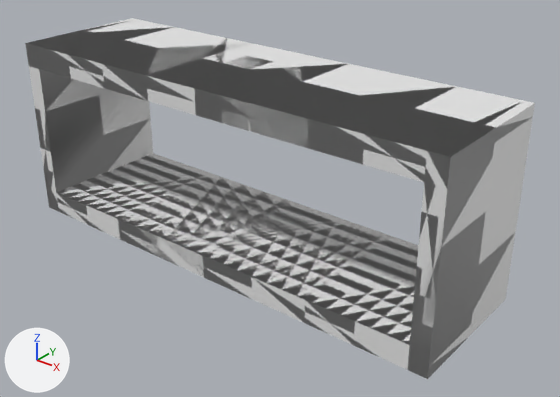
A saved change to the FBX model Techcamp2024_DW/Assets/Blender Exports/Export Sources/Wallshelf V2.fbx.
Before and after are seen from a 50 mm camera at (0.942, -1.086, 0.813) aimed at (0.064, 0.012, 0.132). Every picture has the same lights, and +X, +Y and +Z are marked at lower left. Where no turn or scale is listed for an object, it has been applied to the vertices.

Script lines for the objects in view, before the commit:
```python
ob_modular_shelf_breakable = bpy.data.objects.new('Modular Shelf Breakable', me_cube_006)
ob_modular_shelf_breakable.location = (0.0, 0.0, 0.0)
ob_modular_shelf_breakable_001 = bpy.data.objects.new('Modular Shelf Breakable.001', me_cube_007)
ob_modular_shelf_breakable_001.location = (0.0, 0.0, 0.0)
ob_modular_shelf_breakable_002 = bpy.data.objects.new('Modular Shelf Breakable.002', me_cube_008)
ob_modular_shelf_breakable_002.location = (0.0, 0.0, 0.0)
ob_modular_shelf_breakable_003 = bpy.data.objects.new('Modular Shelf Breakable.003', me_cube_009)
ob_modular_shelf_breakable_003.location = (0.0, 0.0, 0.0)
ob_modular_shelf_breakable_004 = bpy.data.objects.new('Modular Shelf Breakable.004', me_cube_037)
ob_modular_shelf_breakable_004.location = (0.0, 0.0, 0.0)
ob_modular_shelf_breakable_007 = bpy.data.objects.new('Modular Shelf Breakable.007', me_cube_040)
ob_modular_shelf_breakable_007.location = (0.0, 0.0, 0.0)
ob_modular_shelf_solid = bpy.data.objects.new('Modular Shelf Solid', me_cube)
ob_modular_shelf_solid.location = (0.0, 0.0, 0.0)
```
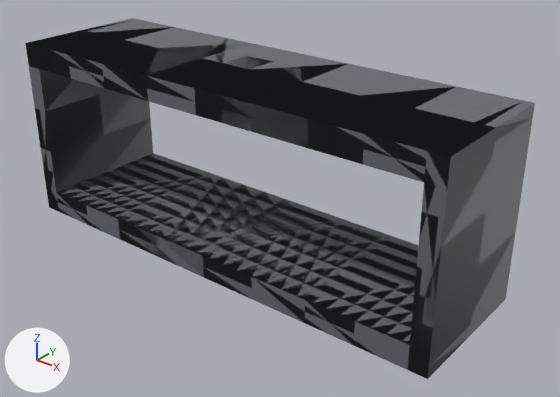
The change, as a list of edits to the scene's bpy script:
```text
Add img_palet2_png:
    img_palet2_png = load_image('Palet2.png', '../Palet2.png', 2048, 2048, 'sRGB')
Add mat_palet:
    mat_palet = principled_material('Palet')
    mat_palet.texture = img_palet2_png
Change me_cube_040:
    where me_cube_040.from_pydata(...)  # 20 vertices, 18 faces; spans x -0.138..0.5, y -0.15..0.15, z 0.34..0.39
    add me_cube_040.materials.append(mat_palet)  # picture img_palet2_png
Change me_cube_008:
    where me_cube_008.from_pydata(...)  # 8 vertices, 6 faces; spans x 0.462..0.5, y -0.15..0.15, z 0.05..0.24
    add me_cube_008.materials.append(mat_palet)  # picture img_palet2_png
Change me_cube_037:
    where me_cube_037.from_pydata(...)  # 20 vertices, 18 faces; spans x -0.5..0.13, y -0.15..0.15, z 0.34..0.39
    add me_cube_037.materials.append(mat_palet)  # picture img_palet2_png
Change me_cube_009:
    where me_cube_009.from_pydata(...)  # 20 vertices, 18 faces; spans x -0.138..0.5, y -0.15..0.15, z 0.0..0.05
    add me_cube_009.materials.append(mat_palet)  # picture img_palet2_png
Change me_cube_006:
    where me_cube_006.from_pydata(...)  # 20 vertices, 18 faces; spans x -0.5..0.13, y -0.15..0.15, z 0.0..0.05
    add me_cube_006.materials.append(mat_palet)  # picture img_palet2_png
Change me_cube_007:
    where me_cube_007.from_pydata(...)  # 8 vertices, 6 faces; spans x -0.5..-0.462, y -0.15..0.15, z 0.05..0.24
    add me_cube_007.materials.append(mat_palet)  # picture img_palet2_png
Change me_cube:
    where me_cube.from_pydata(...)  # 64 vertices, 66 faces; spans x -0.5..0.5, y -0.15..0.15, z 0.0..0.39
    used by ob_modular_shelf_solid; location = (0.0, 0.0, 0.0)
    me_cube part 1: texture (UV) coordinates of 66 of 66 faces, centred in x -0.5..0.5, y -0.15..0.15, z 0.0..0.39, changed; they spanned u 0.12..0.88, v 0.0..1.0 and now span u 0.08..0.08, v 0.38..0.38
    add me_cube.materials.append(mat_palet)  # picture img_palet2_png
```

Pixel boxes (x1, y1, x2, y2) of what changed, in the pictures (560 x 397 px):
'Modular Shelf Solid', recoloured, surface changed
    both: (25, 18, 535, 379)
'Modular Shelf Breakable.003', recoloured
    both: (156, 220, 392, 300)
'Modular Shelf Breakable', recoloured
    both: (118, 174, 344, 255)
'Modular Shelf Breakable.004', recoloured (grey to black)
    both: (106, 35, 250, 130)
'Modular Shelf Breakable.007', recoloured (white to grey)
    both: (246, 42, 308, 145)
'Modular Shelf Breakable.001', recoloured
    both: (58, 98, 153, 191)
'Modular Shelf Breakable.002', recoloured
    both: (434, 190, 521, 348)
